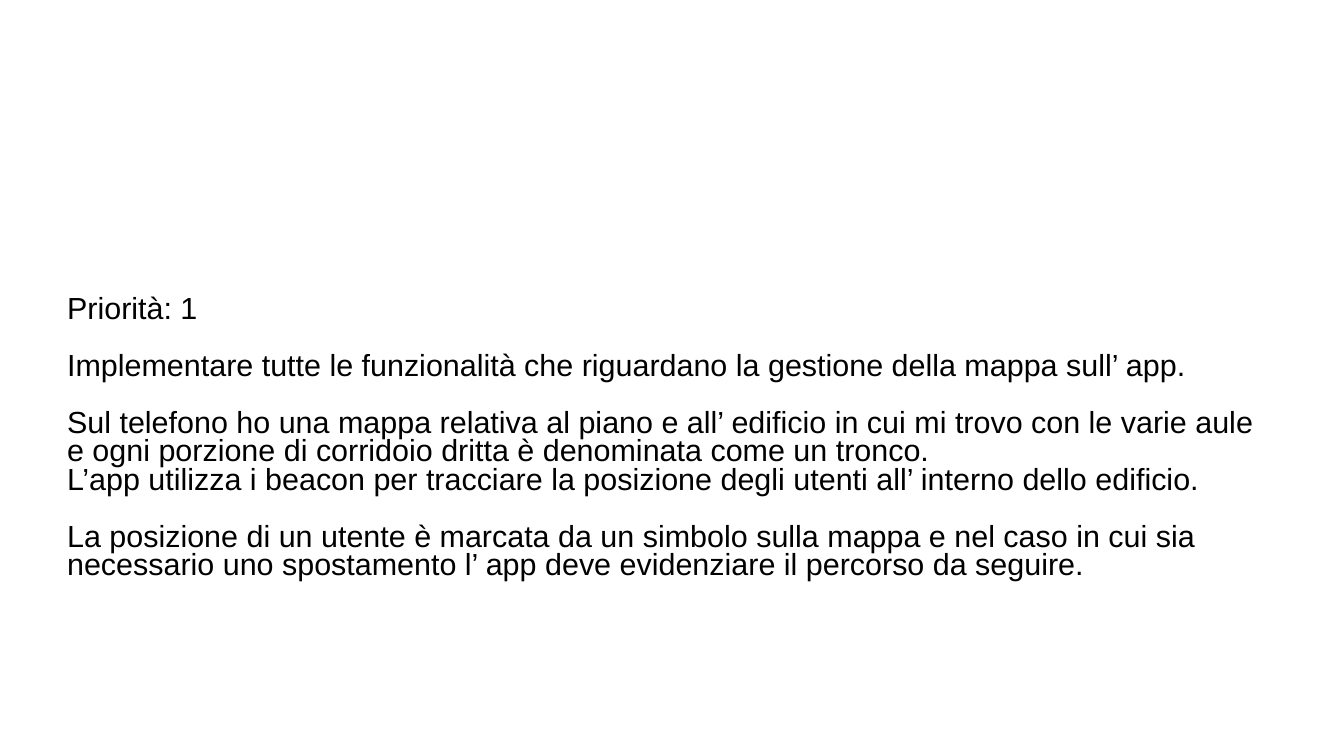
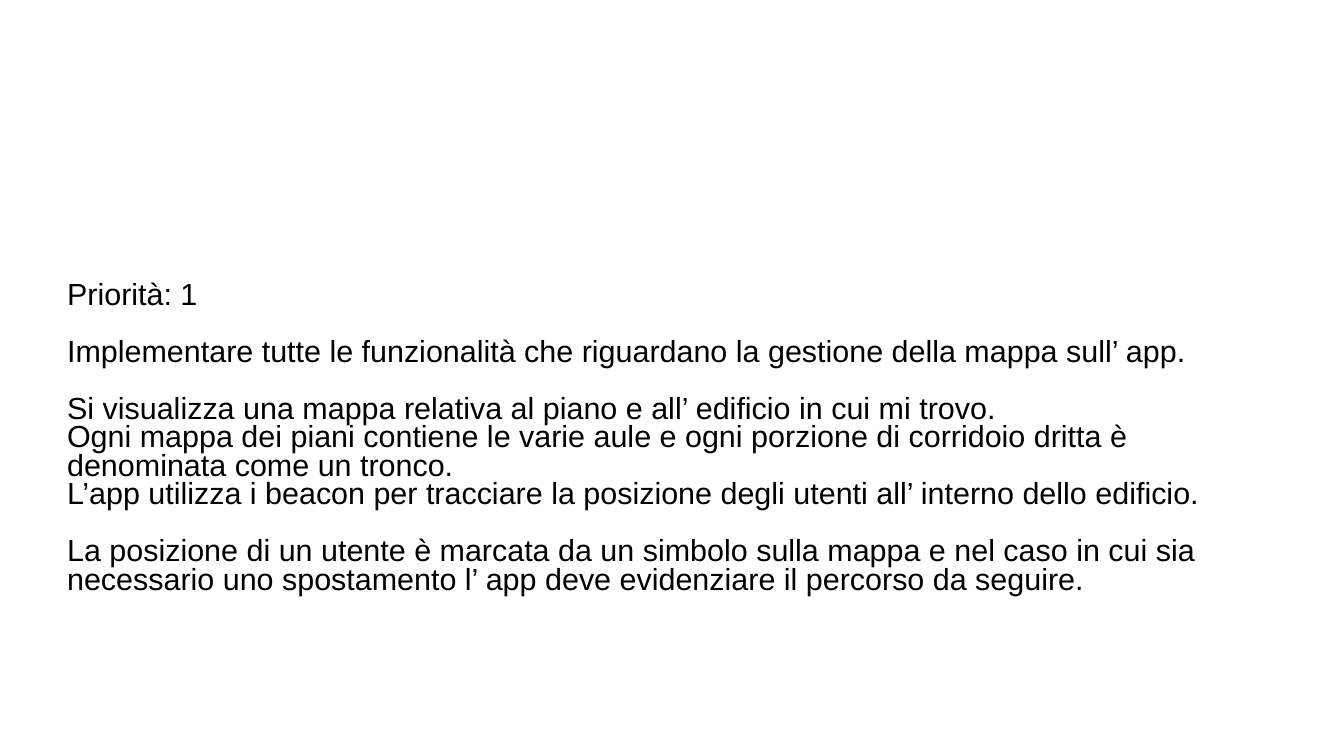
Before and after one commit to ecorradini/ProgettoIDS, a slide deck: slide 2 of AnalisiRequisiti/User Stories/UserStoriesNuova.ppt. Drawn at 1344x756 pixels with LibreOffice and Linux fonts; fonts in the diff are those of the drawing; background and template pictures are left out. Boxes give left, top, right and bottom in pixels: in the first picture for what was removed or moved away, otherwise in the second. Text is boxed around its words. In the diff, an @@ line names an element or a change of style, - is before the commit and + after.

```diff
--- a/AnalisiRequisiti/User Stories/UserStoriesNuova.ppt
+++ b/AnalisiRequisiti/User Stories/UserStoriesNuova.ppt
@@ text at [67,397,1127,477]: text changed @@
-Sul telefono ho una mappa relativa al piano e all’ edificio in cui mi trovo con le varie aule e ogni porzione di corridoio dritta è denominata come un tronco.
+Si visualizza una mappa relativa al piano e all’ edificio in cui mi trovo.
+Ogni mappa dei piani contiene le varie aule e ogni porzione di corridoio dritta è denominata come un tronco.
```
Also in this commit, not shown: 3 other files.
